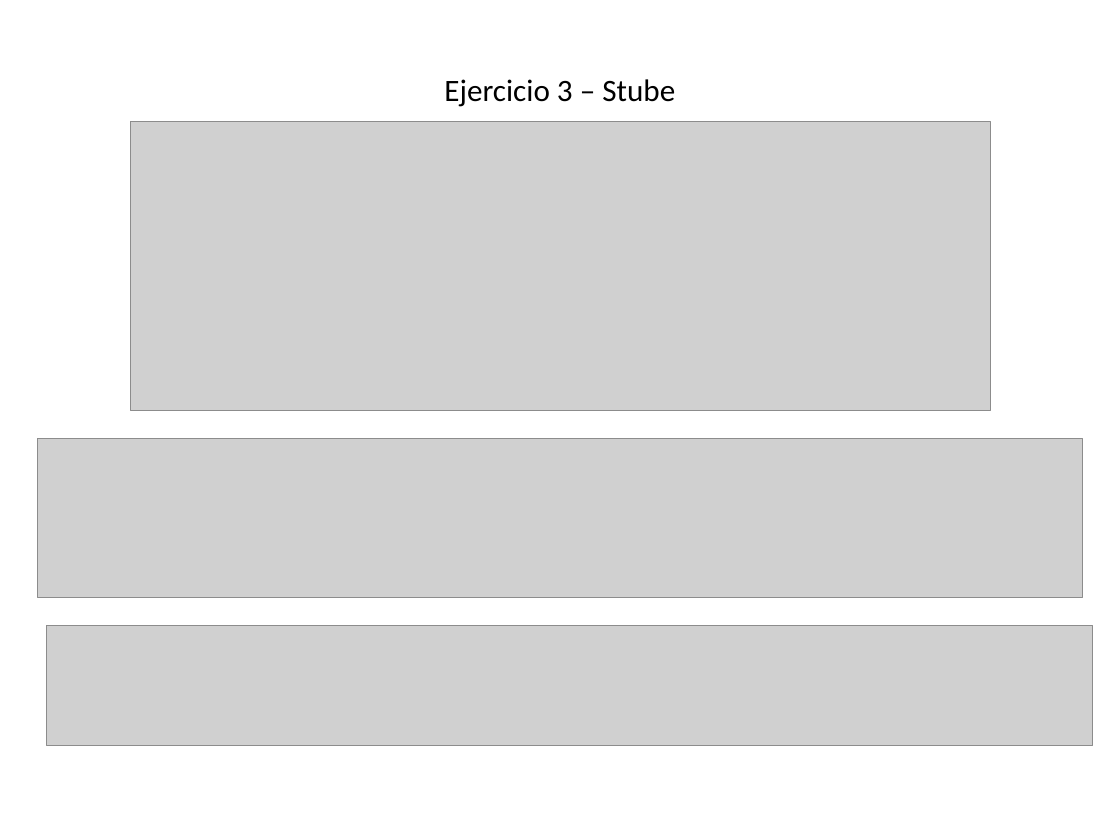
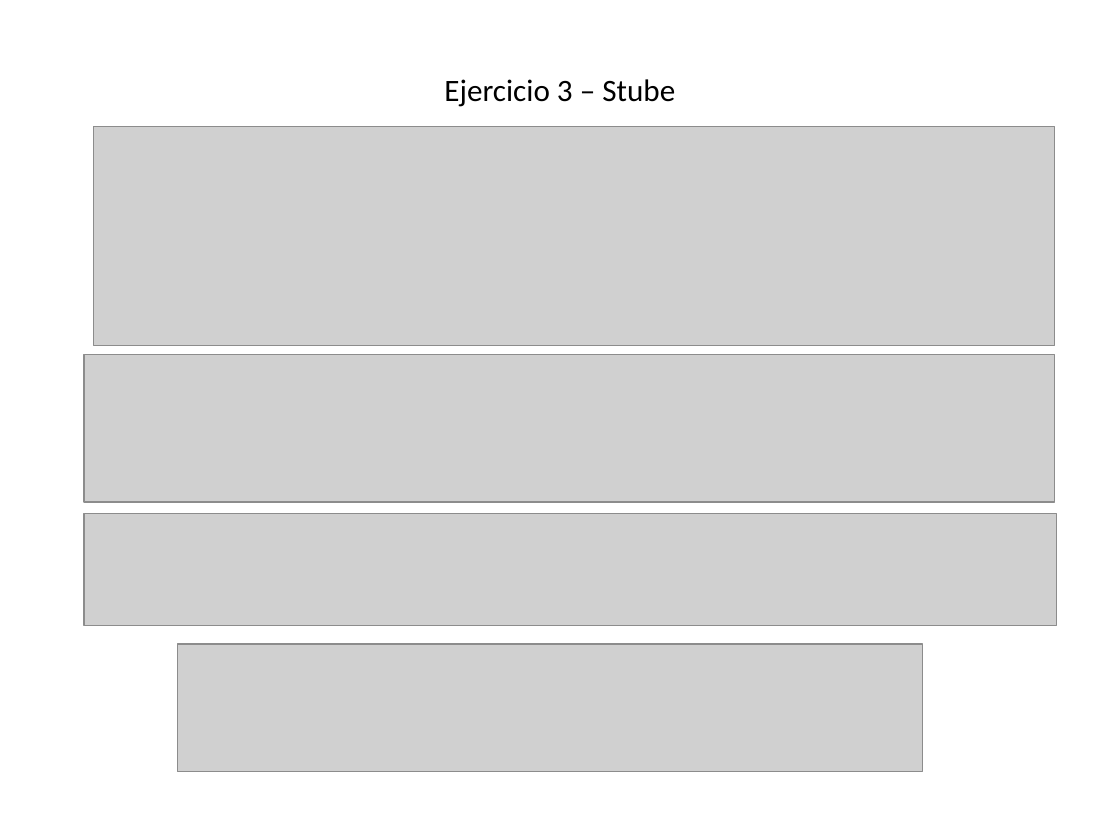
Before and after one commit to MagoAlakai/modelatge-BBDD, a slide deck: slide 3 of Screenshots.pptx. Drawn at 1120x840 pixels with LibreOffice and Linux fonts; fonts in the diff are those of the drawing; grey boxes stand for pictures. Boxes give left, top, right and bottom in pixels: in the first picture for what was removed or moved away, otherwise in the second. Text is boxed around its words. In the diff, an @@ line names an element or a change of style, - is before the commit and + after.

Commit message:
Ejercicio 5

```diff
--- a/Screenshots.pptx
+++ b/Screenshots.pptx
@@ picture: place and size @@
-picture at <box>131,121,991,410</box>
+picture at <box>93,127,1054,346</box>
@@ picture: place and size @@
-picture at <box>37,439,1082,598</box>
+picture at <box>84,355,1055,503</box>
@@ picture: place and size @@
-picture at <box>47,625,1093,746</box>
+picture at <box>84,513,1056,625</box>
@@ picture added at <box>177,644,922,772</box> @@
```
Also in this commit, not shown: 5 slides added.
